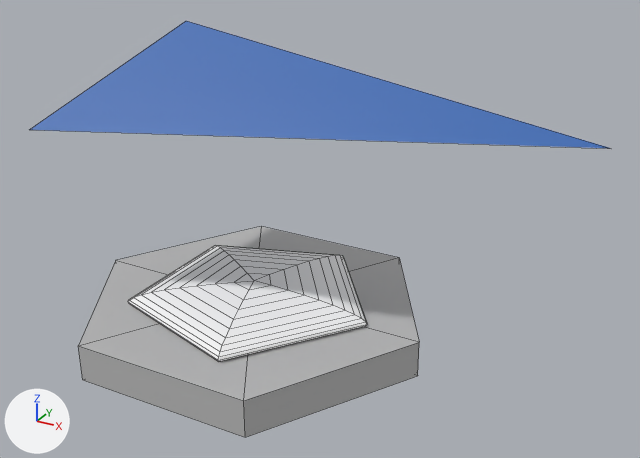
One commit to the FBX model Assets/Art/Models/gun_turret.fbx: the scene before it, then after it.
Rendered twice from a 50 mm lens placed at (0.074, -0.1392, 0.0407), pointed at (-0.0017, -0.0015, -0.0281). The lights are fixed; the arrows at lower left show +X, +Y and +Z. Mesh edges are drawn as thin lines. Where no turn or scale is listed for an object, it has been applied to the vertices.
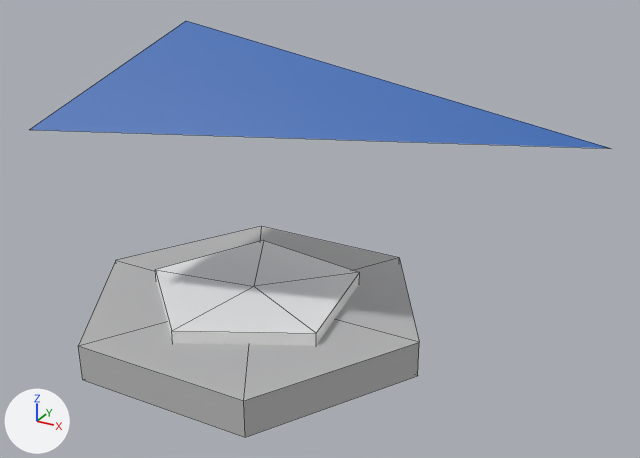
What differs and where, as boxes [x1, y1, x2, y2] in the pictures (640 x 458 px):
'pSphere1', deleted
    before: [128, 245, 367, 362]
'pCylinder2', added
    after: [155, 240, 360, 346]

Patch to the scene script:
```diff
--- a/Assets/Art/Models/gun_turret.fbx.py
+++ b/Assets/Art/Models/gun_turret.fbx.py
@@ mat_lambert6 @@
+mat_lambert6 = principled_material('lambert6')
+mat_lambert6.base_color = (0.869, 0.869, 0.869)  # white #f0f0f0
@@ me_mesh_003_1 @@
+me_mesh_003_1.from_pydata(...)  # a 5-sided cylinder along z spanning x -0.0232..0.0209, y -0.0232..0.0209, z -0.0019..0.0019
+me_mesh_003_1.materials.append(mat_lambert6)  # white #f0f0f0
@@ ob_psphere1 @@
-ob_psphere1 = bpy.data.objects.new('pSphere1', me_mesh_003)
-ob_psphere1.location = (-0.0183, 0.0, -0.0473)
@@ ob_pcylinder2 @@
+ob_pcylinder2 = bpy.data.objects.new('pCylinder2', me_mesh_003_1)
+ob_pcylinder2.location = (-0.0184, 0.0, -0.0473)
```
